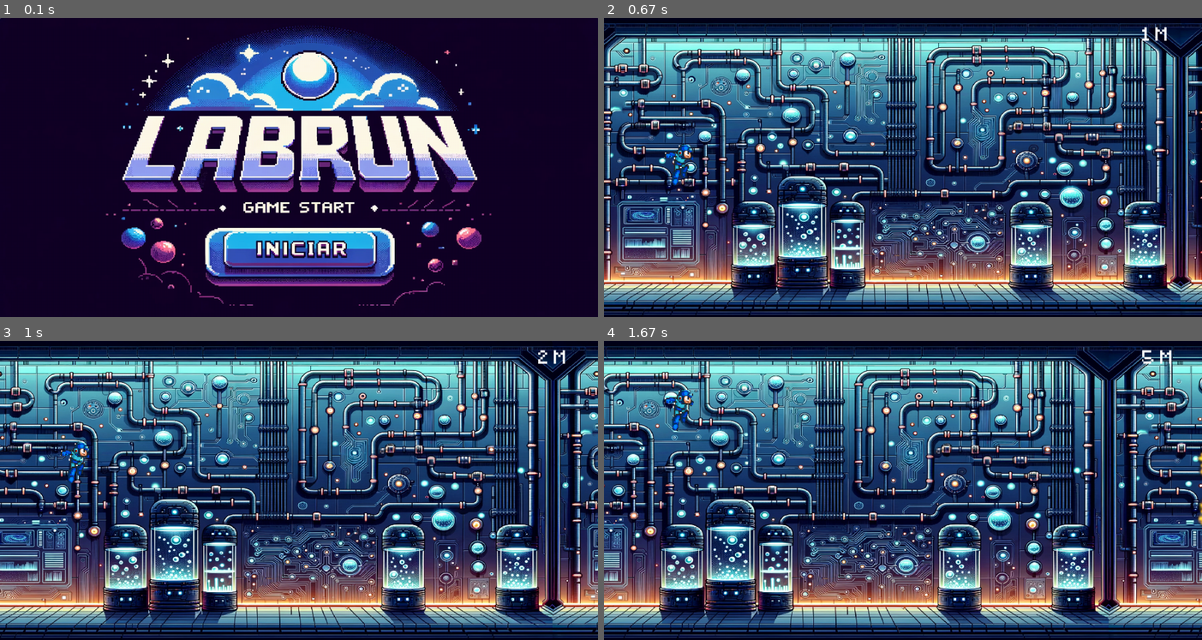
Above: before the commit, frames 1-4 (two rows, left to right).
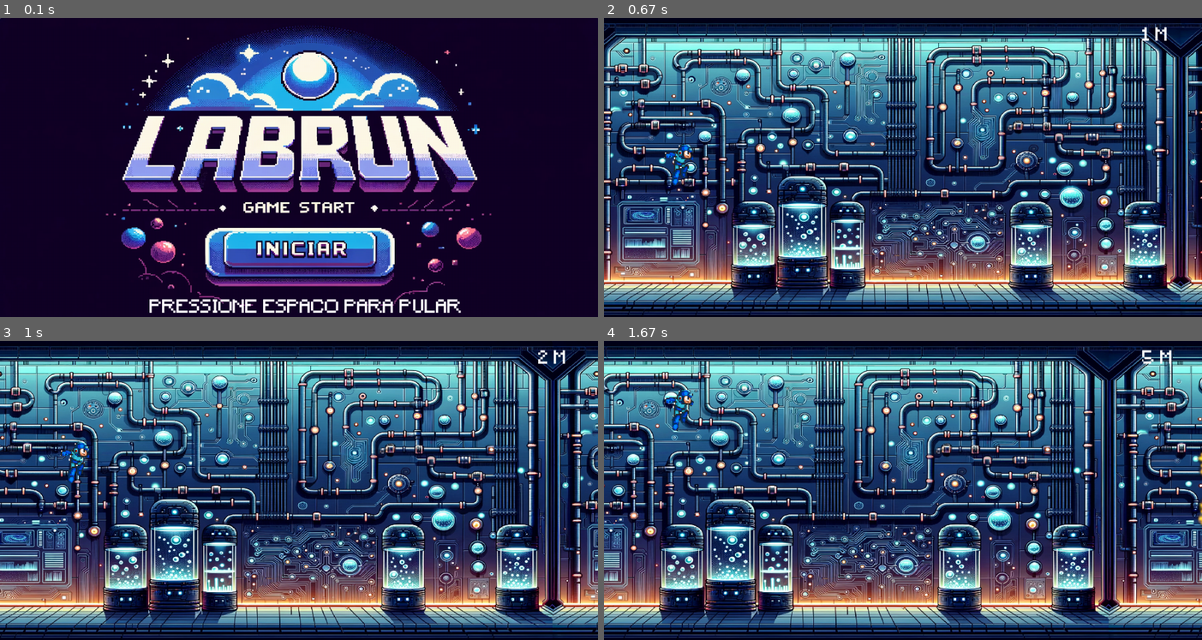
Above: after the commit, the same moments.

Repository: insper-classroom/projeto-pygame-prata
Game: pygame game, started from jogo.py
Two runs of this game, one before a commit and one after it. Both use one fixed random seed, a clock stepped at 60 frames per second and the inputs below.
Inputs:
- Up to frame 1 (0.1 s): no input
- Up to frame 2 (0.67 s): tap Space at 0.33 s
- Up to frame 3 (1 s): tap Space at 0.67 s
- Up to frame 4 (1.67 s): tap Space at 1.07, 1.37, 1.57 s

The runs differ from the first frame. In frame 1, 1.3% of the frame differs, in the area x 25-78%, y 94-99%; in frame 2, nothing differs; in frame 3, nothing differs; in frame 4, nothing differs.

Commit message:
Tela de inicio evoluida

Diff:
--- a/game_loop.py
+++ b/game_loop.py
@@ -155,6 +155,10 @@
         if state ['tela'] == "inicio":
             show_tela_inicio(window)
 
+            fonte_pixelizada = state ["fonte_pixelixada"]
+            texto_instrucao = fonte_pixelizada.render(f"PRESSIONE ESPACO PARA PULAR", True, (255, 255,255))
+            window.blit(texto_instrucao, (250, 470))
+
             tecla_apertada = pygame.key.get_pressed()
 
             if tecla_apertada[pygame.K_SPACE]:
--- a/tela_inicio.py
+++ b/tela_inicio.py
@@ -16,4 +16,3 @@
 
 def show_tela_inicio(window):
     window.blit(telainicio, (0, 0))
-    pygame.display.flip()
